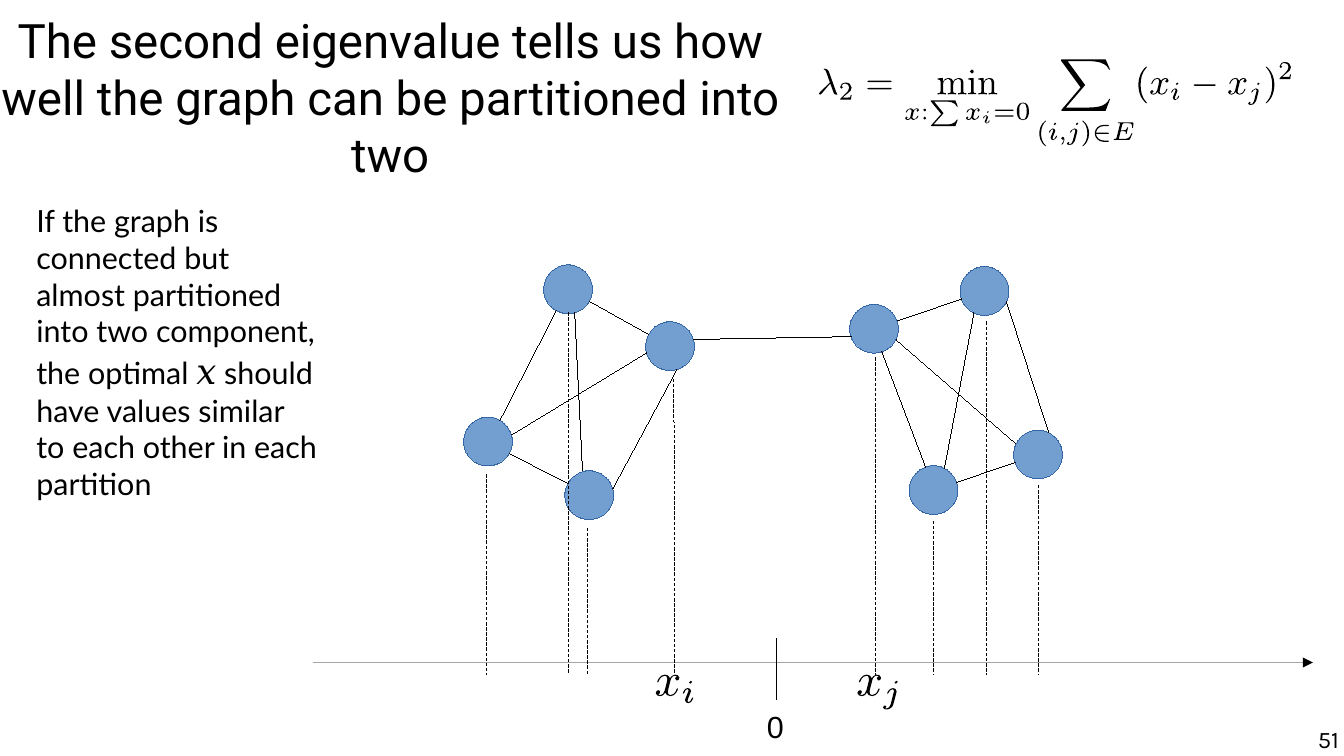
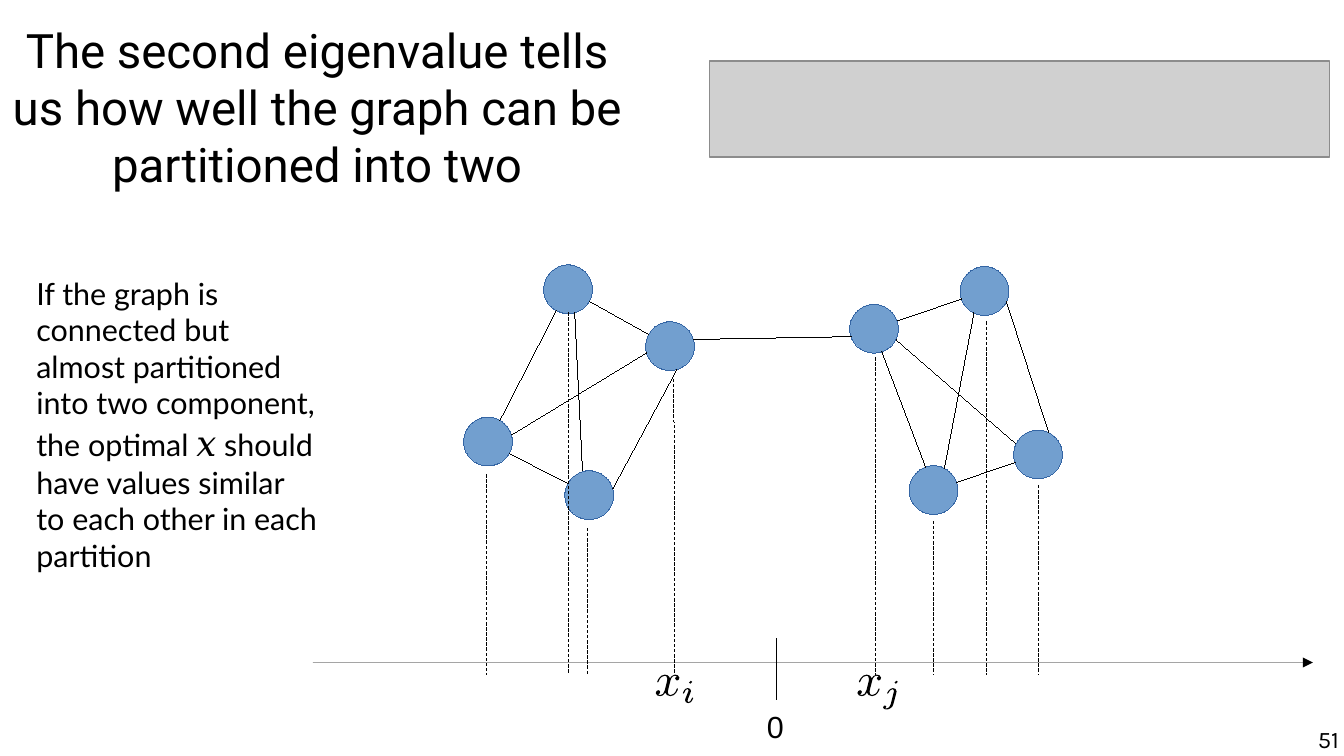
Before and after one commit to chatox/networks-science-course, a slide deck: slide 51 of theory/odp/tt22-spectral_graph_embedding.odp. Drawn at 1344x756 pixels with LibreOffice and Linux fonts; fonts in the diff are those of the drawing; grey boxes stand for pictures. Boxes give left, top, right and bottom in pixels: in the first picture for what was removed or moved away, otherwise in the second. Text is boxed around its words. In the diff, an @@ line names an element or a change of style, - is before the commit and + after.

```diff
--- a/theory/odp/tt22-spectral_graph_embedding.odp
+++ b/theory/odp/tt22-spectral_graph_embedding.odp
@@ title "The second eigenvalue tells us ..." rewrapped from (x1=1, y1=22, x2=779, y2=173) to (x1=13, y1=32, x2=622, y2=192) @@
@@ picture added at (x1=710, y1=61, x2=1329, y2=157) @@
@@ group removed at (x1=817, y1=56, x2=1293, y2=146): 30 freeform shapes @@
@@ text "If the graph is connected ..." moved from (x1=36, y1=209, x2=317, y2=501) to (x1=36, y1=282, x2=317, y2=573) @@
```
Also in this commit, not shown: 27 other slides changed, 1 slide added, 1 slide removed, 1 other file.
